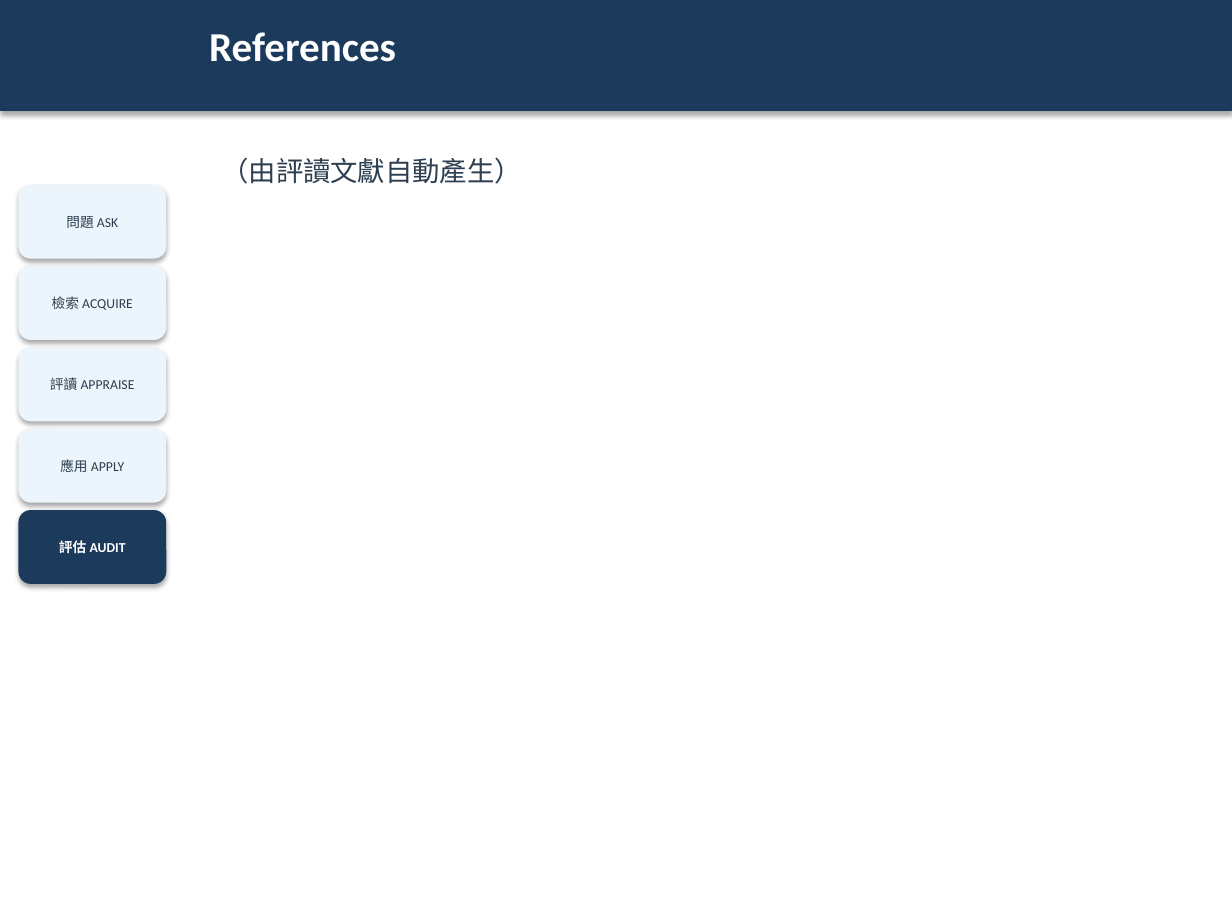
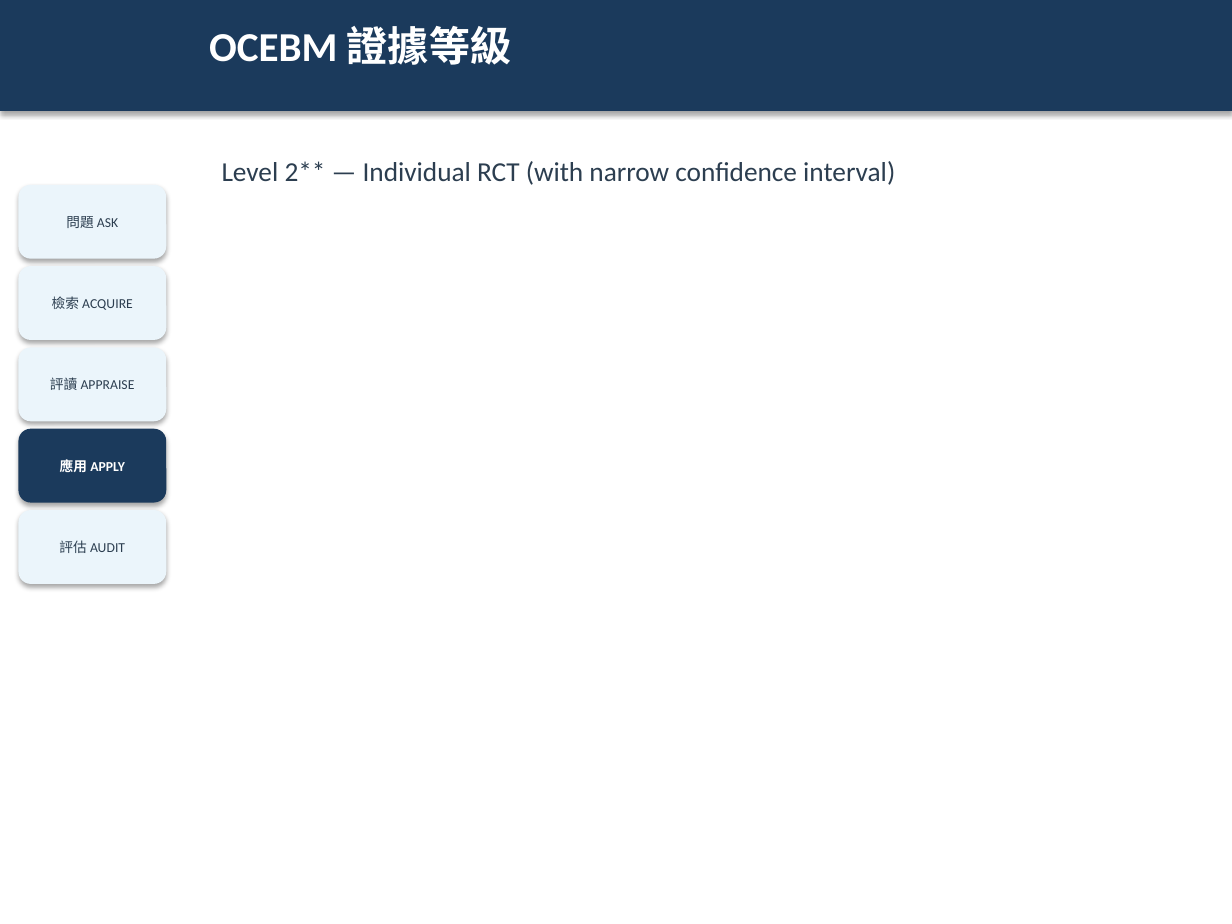
Before and after one commit to platypus31/ebm-report-pipeline, a slide deck: slide 34 of projects/example-sglt2i-ckd/06_slides/ebm-report.pptx (slide 23 before the commit). Drawn at 1232x924 pixels with LibreOffice and Linux fonts; fonts in the diff are those of the drawing. Boxes give left, top, right and bottom in pixels: in the first picture for what was removed or moved away, otherwise in the second. Text is boxed around its words. In the diff, an @@ line names an element or a change of style, - is before the commit and + after.

```diff
--- a/projects/example-sglt2i-ckd/06_slides/ebm-report.pptx
+++ b/projects/example-sglt2i-ckd/06_slides/ebm-report.pptx
@@ text at <box>209,26,511,65</box>: text changed @@
-References
+OCEBM 證據等級
@@ text at <box>222,161,895,185</box>: text changed @@
-（由評讀文獻自動產生）
+Level 2** — Individual RCT (with narrow confidence interval)
@@ rounded rectangle "應用 APPLY" at <box>18,429,166,503</box>: text colour #2C3E50 to #FFFFFF, bold on; fill #EBF5FB to #1B3A5C @@
@@ rounded rectangle "評估 AUDIT" at <box>18,510,166,584</box>: text colour #FFFFFF to #2C3E50, bold off; fill #1B3A5C to #EBF5FB @@
```
Also in this commit, not shown: 13 other slides changed, 22 slides added, 3 other files.
